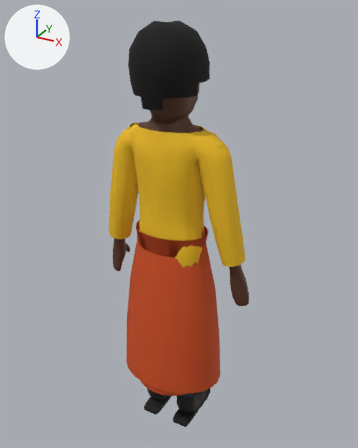
What one commit did to the glTF model godot/assets/models/chr_garcon.glb.
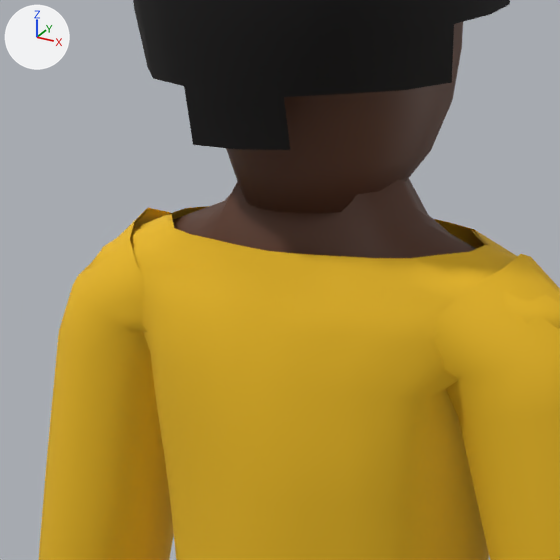
There are two pictures of each version: one whole from a 50 mm camera at (0.703, -1.23, 1.364) aimed at (0.0, 0.048, 0.725), one close up on the part from 28% to 61% of the width and 17% to 44% of the height. Arrows for +X, +Y and +Z are at upper left; the lights stay in place. The last two pictures show the newer version. Vertices at exactly the same position are counted once.

Objects in the first close-up: 'chr_afro', 'chr_corps', 'chr_haut', 'chr_haut_long'.
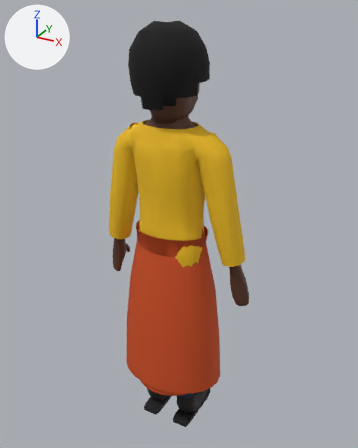
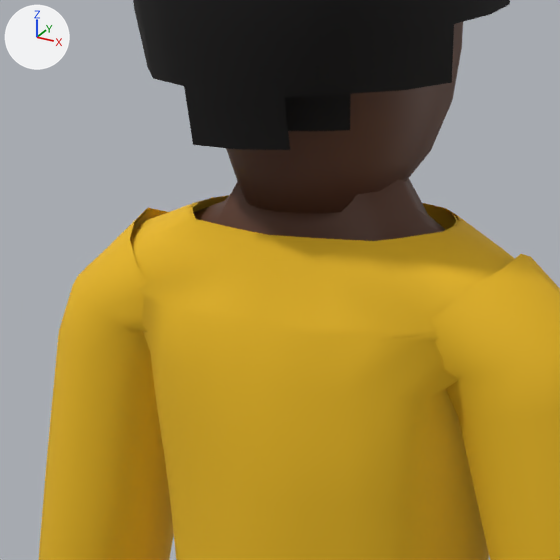
Location of each change, (x1, y1, x2, y2) in pixels of the close-ups (560 x 560 px; the box of a moved part takes in the faces that stretch with it):
```json
{"object": "chr_haut_long", "change": "reshaped", "before": [39, 206, 560, 560], "after": [39, 195, 560, 560]}
{"object": "chr_cheveux_age", "change": "added", "after": [284, 94, 350, 131], "on screen": "black"}
{"object": "chr_haut", "change": "reshaped", "before": [130, 207, 488, 332], "after": [130, 196, 460, 332], "on screen": "mostly hidden"}
{"part": 1, "of": "me_chr_haut", "change": "moved or reshaped", "before": [169, 207, 488, 259], "after": [189, 196, 460, 242]}
{"part": 2, "of": "me_chr_haut_long", "change": "moved or reshaped", "before": [86, 206, 560, 340], "after": [84, 195, 560, 340]}
```

The change, as JSON lines over the scene's bpy script:
```json
{"block": "me_chr_haut", "where": "# used by ob_chr_haut; location = (0.0, 0.0, 0.0)"}
{"op": "remove", "block": "me_chr_haut", "code": "me_chr_haut.from_pydata(...)  # 548 vertices, 976 faces; spans x -0.197..0.197, y -0.083..0.09, z 0.627..1.048"}
{"op": "add", "block": "me_chr_haut", "code": "me_chr_haut.from_pydata(...)  # 548 vertices, 976 faces; spans x -0.197..0.197, y -0.083..0.09, z 0.627..1.057"}
{"block": "me_chr_haut", "change": "me_chr_haut part 1: 84 of 548 vertices moved; they spanned x -0.16..0.16, y -0.074..0.071, z 1.02..1.048 and now span x -0.168..0.168, y -0.076..0.074, z 1.01..1.057; mean shift (0.0, 0.0, 0.002); largest move (-0.104, 0.006, 1.048) -> (-0.082, 0.005, 1.057)"}
{"block": "me_chr_haut_long", "where": "# used by ob_chr_haut_long; location = (0.0, 0.0, 0.0)"}
{"op": "remove", "block": "me_chr_haut_long", "code": "me_chr_haut_long.from_pydata(...)  # 644 vertices, 1168 faces; spans x -0.243..0.243, y -0.085..0.092, z 0.627..1.048"}
{"op": "add", "block": "me_chr_haut_long", "code": "me_chr_haut_long.from_pydata(...)  # 644 vertices, 1168 faces; spans x -0.243..0.243, y -0.085..0.092, z 0.627..1.057"}
{"block": "me_chr_haut_long", "change": "me_chr_haut_long part 2: 84 of 644 vertices moved; they spanned x -0.162..0.162, y -0.076..0.073, z 1.02..1.048 and now span x -0.17..0.17, y -0.078..0.076, z 1.01..1.057; mean shift (0.0, 0.0, 0.002); largest move (-0.106, 0.006, 1.048) -> (-0.084, 0.005, 1.057)"}
{"op": "add", "block": "me_chr_cheveux_age", "code": ["me_chr_cheveux_age = bpy.data.meshes.new('chr_cheveux_age')", "me_chr_cheveux_age.from_pydata(...)  # 155 vertices, 232 faces; spans x -0.085..0.085, y -0.101..0.061, z 1.12..1.304", "me_chr_cheveux_age.materials.append(mat_chr_cheveux)  # black #0d0a0a"]}
{"op": "add", "block": "ob_chr_cheveux_age", "code": ["ob_chr_cheveux_age = bpy.data.objects.new('chr_cheveux_age', me_chr_cheveux_age)", "ob_chr_cheveux_age.location = (0.0, 0.0, 0.0)"]}
```
